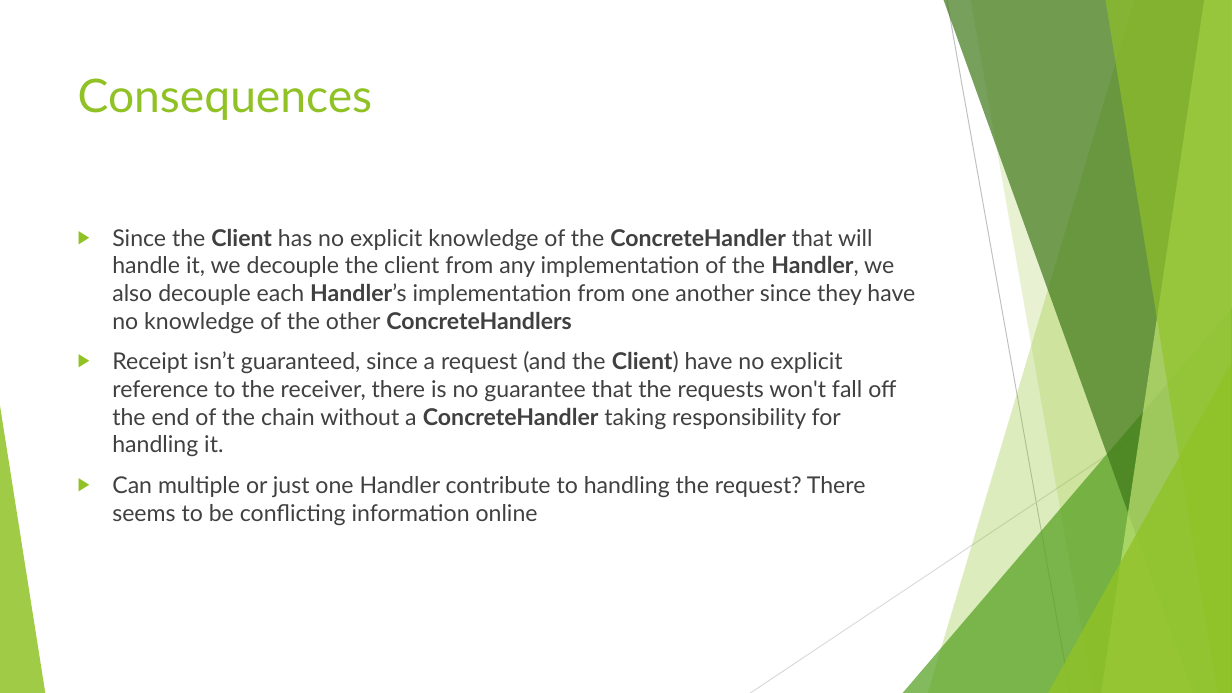
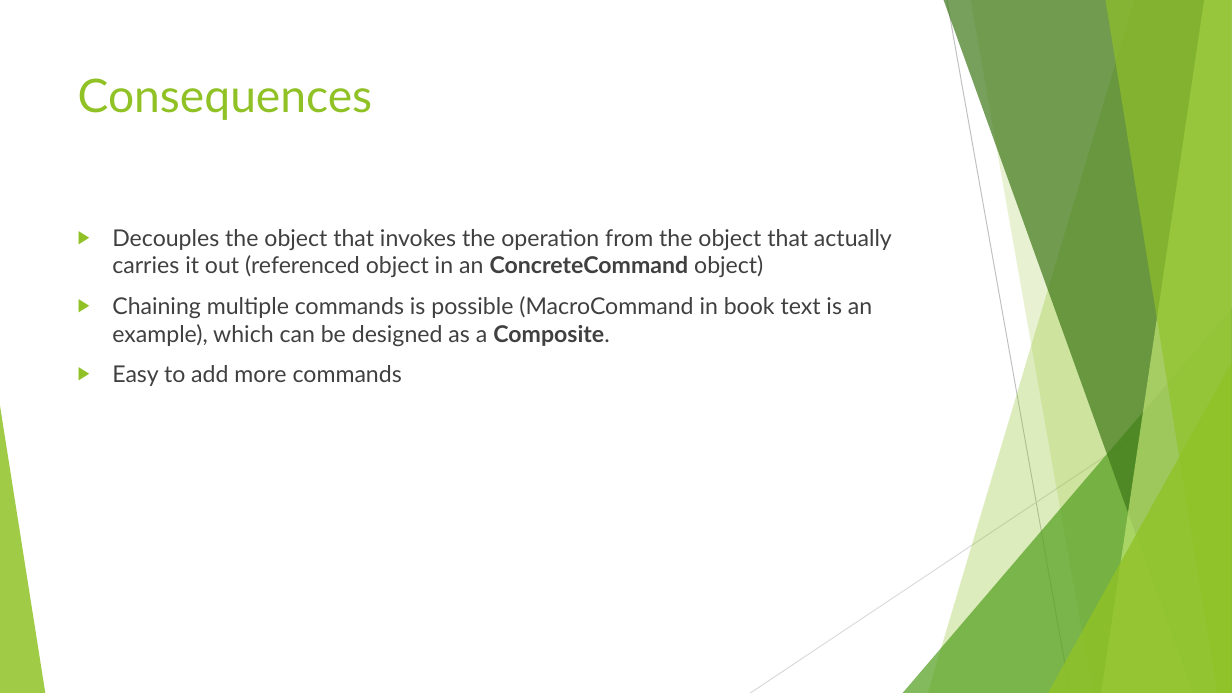
Before and after one commit to cmelende/Design-Patterns, a slide deck: slide 4 of Notes/Powerpoints/Command.pptx. Drawn at 1232x693 pixels with LibreOffice and Linux fonts; fonts in the diff are those of the drawing. Boxes give left, top, right and bottom in pixels: in the first picture for what was removed or moved away, otherwise in the second. Text is boxed around its words. In the diff, an @@ line names an element or a change of style, - is before the commit and + after.

```diff
--- a/Notes/Powerpoints/Command.pptx
+++ b/Notes/Powerpoints/Command.pptx
@@ text at (x1=112, y1=229, x2=892, y2=386): text changed @@
-▶ Since the Client has no explicit knowledge of the ConcreteHandler that will handle it, we decouple the client from any implementation of the Handler, we also decouple each Handler’s implementation from one another since they have no knowledge of the other ConcreteHandlers
-▶ Receipt isn’t guaranteed, since a request (and the Client) have no explicit reference to the receiver, there is no guarantee that the requests won't fall off the end of the chain without a ConcreteHandler taking responsibility for handling it.
-▶ Can multiple or just one Handler contribute to handling the request? There seems to be conflicting information online
+▶ Decouples the object that invokes the operation from the object that actually carries it out (referenced object in an ConcreteCommand object)
+▶ Chaining multiple commands is possible (MacroCommand in book text is an example), which can be designed as a Composite.
+▶ Easy to add more commands
```
Also in this commit, not shown: 1 other slide changed.
